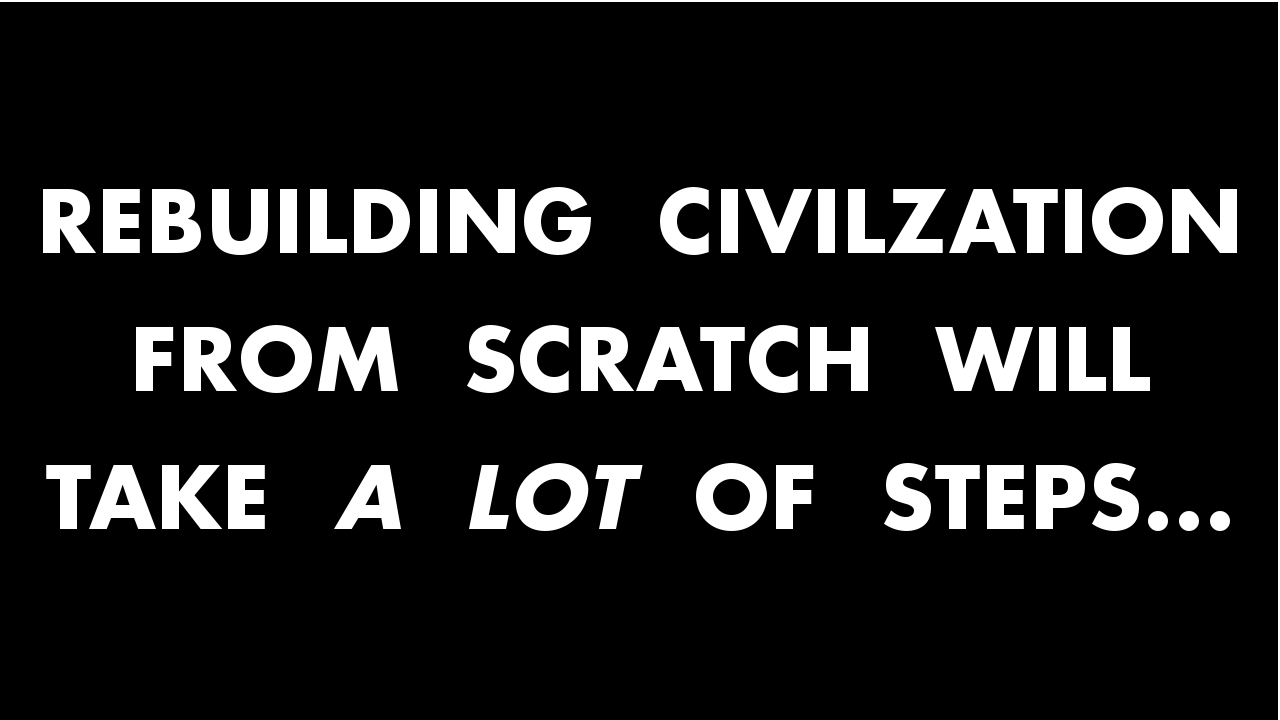
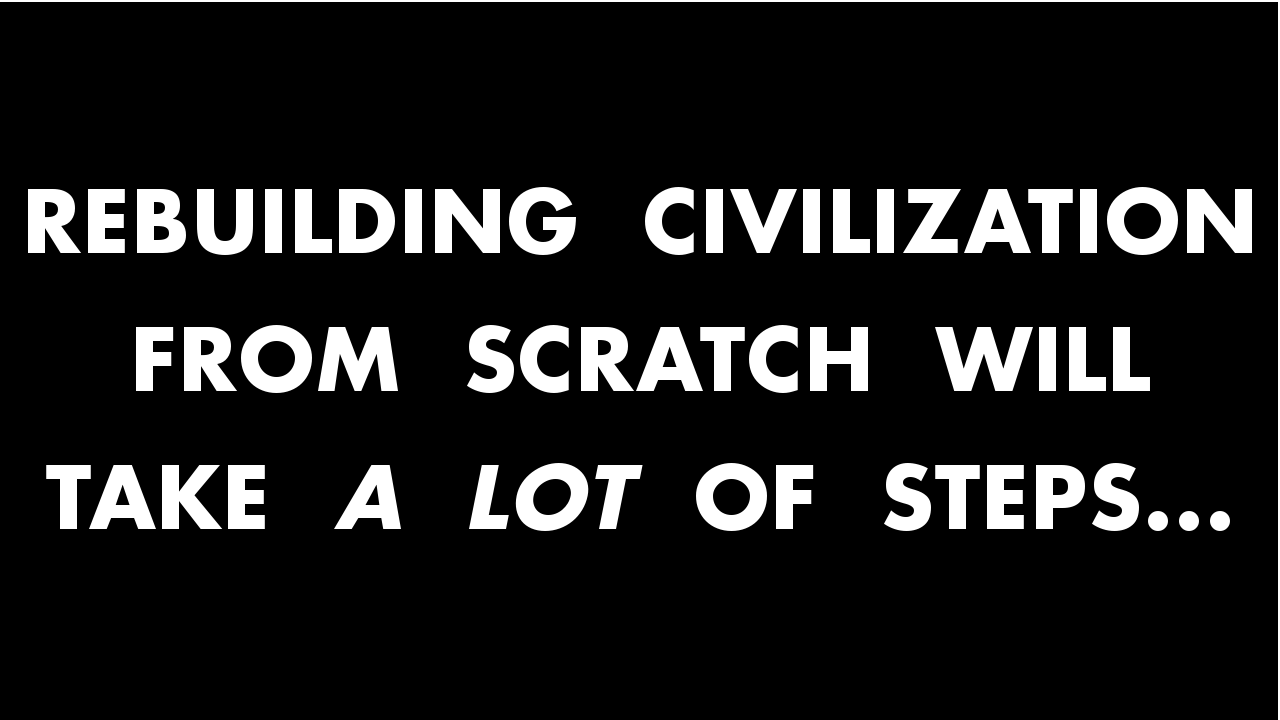
The second w=1280, h=720 image is a revision of the first. Changes to its layers:
renamed "REBUILDING CIVILZATION ..." to "REBUILDING CIVILIZATION ...", moved it above "Bare Basics", painted on it over 28, 187, 1252, 255
